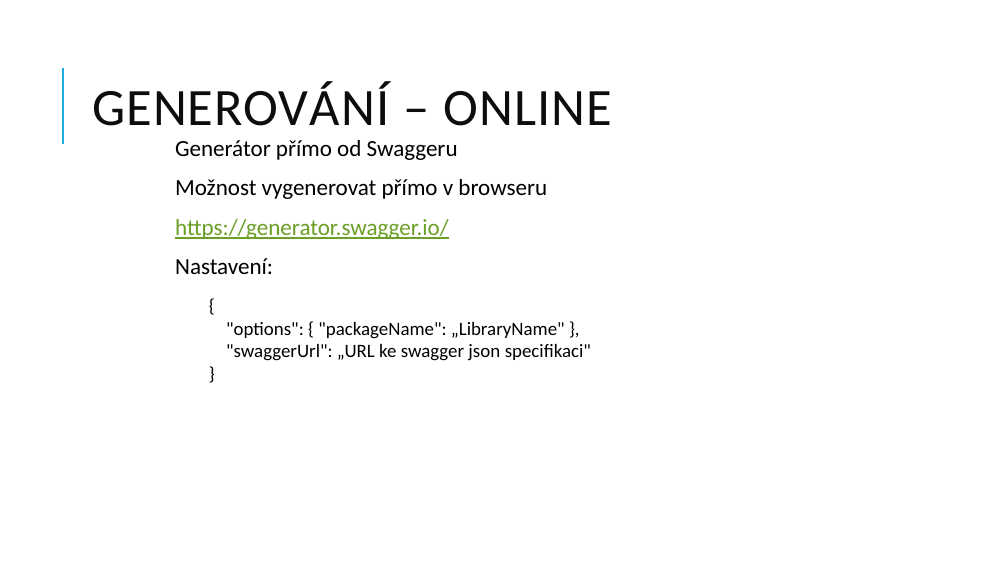
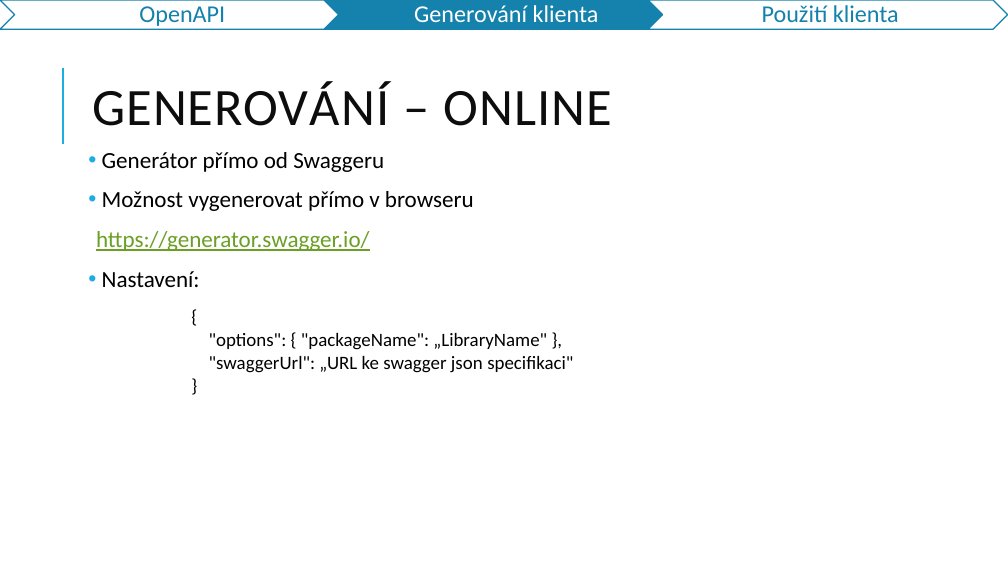
Before and after one commit to jasho/pv239-maui, a slide deck: slide 14 of 06_API/PV239-Xamarin-06_API.pptx (slide 12 before the commit). Drawn at 1008x567 pixels with LibreOffice and Linux fonts; fonts in the diff are those of the drawing. Boxes give left, top, right and bottom in pixels: in the first picture for what was removed or moved away, otherwise in the second. Text is boxed around its words. In the diff, an @@ line names an element or a change of style, - is before the commit and + after.

```diff
--- a/06_API/PV239-Xamarin-06_API.pptx
+++ b/06_API/PV239-Xamarin-06_API.pptx
@@ group added at [0, 0, 1008, 29]: 3 chevrons, 3 texts @@
+OpenAPI
+Generování klienta
+Použití klienta
@@ text "Generátor přímo od Swaggeru": place and size @@
-text "Generátor přímo od Swaggeru" at [175, 140, 547, 274]
+text "Generátor přímo od Swaggeru" at [96, 152, 474, 287]
@@ text at [102, 152, 474, 287]: bullet   to • @@
@@ text "{": place and size @@
-text "{" at [226, 322, 591, 361]
+text "{" at [209, 333, 573, 373]
```
Also in this commit, not shown: 15 other slides changed, 7 slides added, 11 other files.
